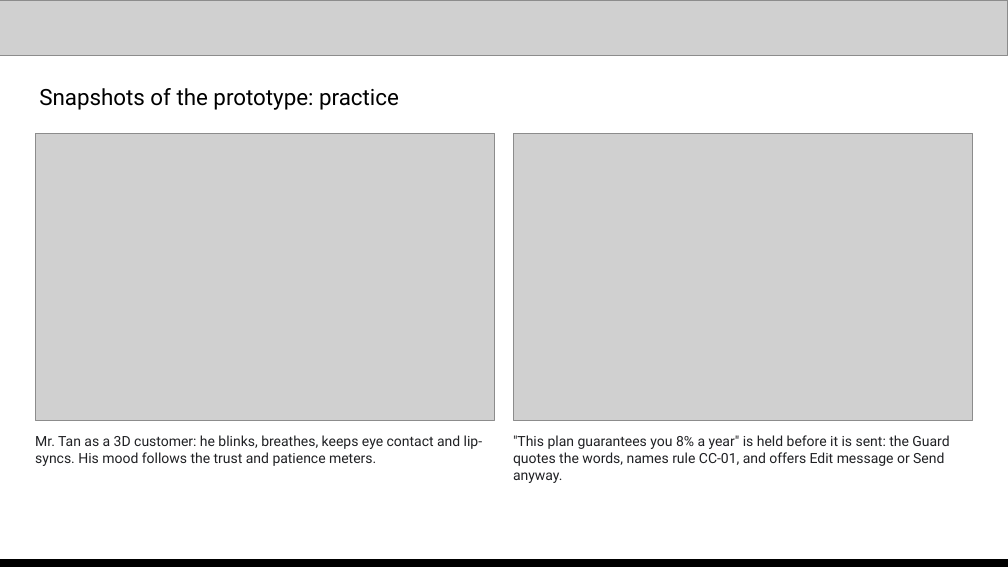
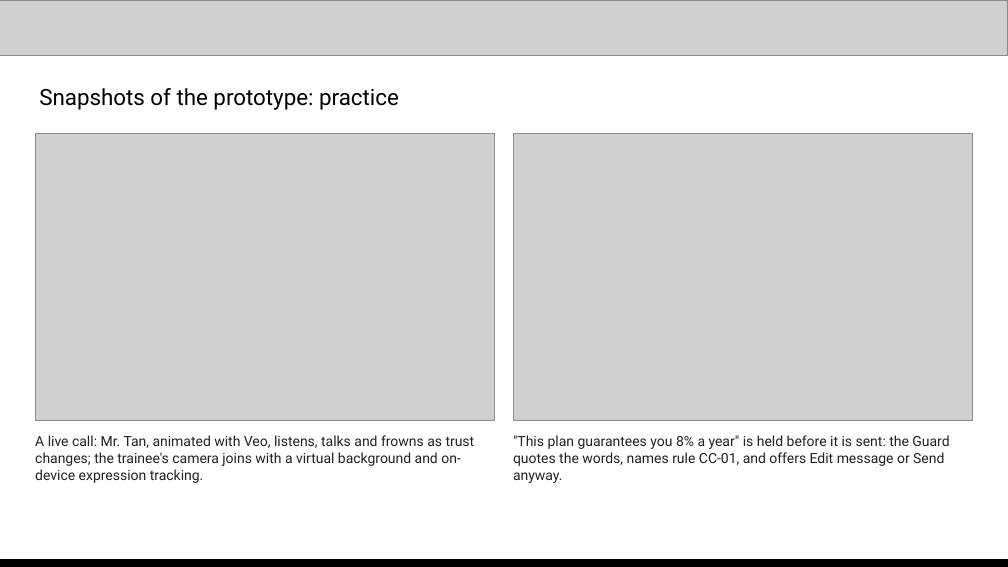
Before and after one commit to jease0502/SkillCoach-AIBC, a slide deck: slide 10 of media/SkillCoach_Submission.pptx. Drawn at 1008x567 pixels with LibreOffice and Linux fonts; fonts in the diff are those of the drawing; grey boxes stand for pictures. Boxes give left, top, right and bottom in pixels: in the first picture for what was removed or moved away, otherwise in the second. Text is boxed around its words. In the diff, an @@ line names an element or a change of style, - is before the commit and + after.

```diff
--- a/media/SkillCoach_Submission.pptx
+++ b/media/SkillCoach_Submission.pptx
@@ text at box(35, 435, 475, 483): text changed @@
-Mr. Tan as a 3D customer: he blinks, breathes, keeps eye contact and lip-syncs. His mood follows the trust and patience meters.
+A live call: Mr. Tan, animated with Veo, listens, talks and frowns as trust changes; the trainee's camera joins with a virtual background and on-device expression tracking.
```
Also in this commit, not shown: 6 other slides changed, 4 other files.
